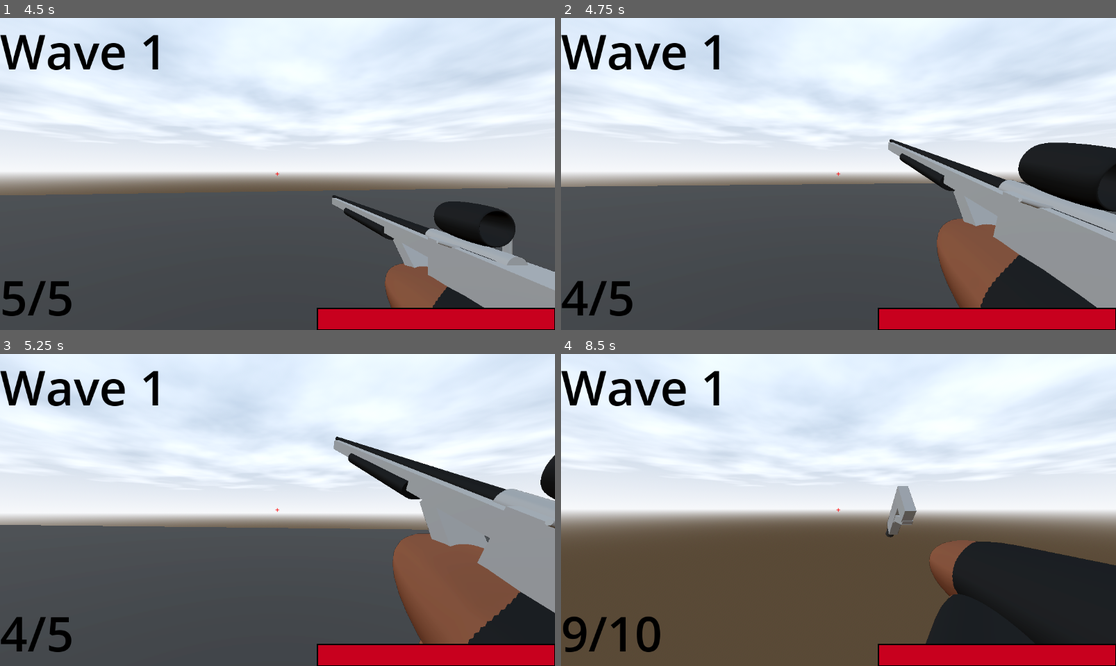
Above: before the commit, frames 1-4 (two rows, left to right).
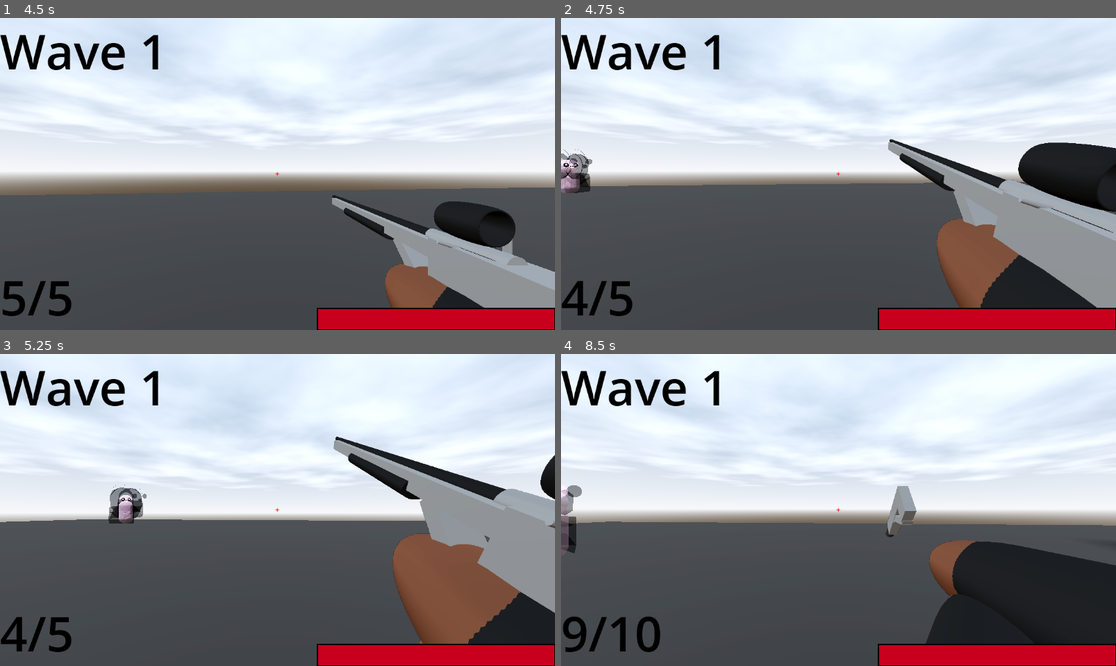
Above: after the commit, the same moments.

Repository: DylanFrenzy/The-Trials-and-Tribulations-of-Tim-Cheese
Game: Godot game, scene res://scenes/hud/start_screen.tscn
Two runs of this game, one before a commit and one after it. Both use one fixed random seed, a clock stepped at 60 frames per second and the inputs below. Sound files missing from this copy of the repository are replaced by a short silence.
Inputs (mouse positions are in pixels of both pictures, inside the frame that each line leads up to):
- Up to frame 1 (4.5 s): click "Start" at 0.5 s; move the mouse to (305, 174) at 1.27 s; press the mouse at (305, 174) at 1.28 s; hold W (move_forward) from 1.28 s (still down); tap Space (jump) at 1.52, 2.27, 3.77 s; move the mouse to (249, 174) at 2.02 s; release the mouse at (249, 174) at 2.03 s; tap Mouse wheel up (change_weapon_scroll) at 2.1 s; click (249, 174) at 2.3 s; move the mouse to (288, 167) at 2.77 s; hold 1 (pistol_switch) 2.78-3.53 s; click (288, 167) at 3.05 s; move the mouse to (271, 180) at 3.52 s; click (271, 180) at 3.6 s; move the mouse to (316, 177) at 4.27 s; hold 2 (sniper_switch) from 4.28 s (still down)
- Up to frame 2 (4.75 s): keep holding W (move_forward); keep holding 2 (sniper_switch); tap Space (jump) at 4.52 s; click (877, 177) at 4.55 s
- Up to frame 3 (5.25 s): keep holding W (move_forward); move the mouse to (233, 506) at 5.02 s; release 2 (sniper_switch) at 5.03 s; right-click (233, 506) at 5.1 s
- Up to frame 4 (8.5 s): tap Space (jump) at 5.27, 6.77, 7.52, 8.27 s; click (794, 506) at 5.3 s; move the mouse to (844, 510) at 5.77 s; press the mouse at (844, 510) at 5.78 s; move the mouse to (816, 503) at 6.52 s; release W (move_forward) at 6.53 s; release the mouse at (816, 503) at 6.53 s; hold D (move_right) 6.53-7.28 s; tap Mouse wheel up (change_weapon_scroll) at 6.6 s; click (816, 503) at 6.8 s; move the mouse to (866, 510) at 7.27 s; hold 1 (pistol_switch) 7.28-8.03 s; hold W (move_forward) from 7.28 s (still down); click (866, 510) at 7.55 s; move the mouse to (810, 510) at 8.02 s; click (810, 510) at 8.1 s

Frame 1 is identical in both runs. In frame 2, 0.6% of the frame differs, in the area x 0-87%, y 42-64%; in frame 3, 2.3%; in frame 4, 14%, in the area x 0-100%, y 42-100%.

Commit message:
sniper knockback

Diff:
--- a/3d-project/scripts/character_body_3d.gd
+++ b/3d-project/scripts/character_body_3d.gd
@@ -16,6 +16,10 @@
 const  HEADBOB_MOVE_AMOUT = 0.06;
 const  HEADBOB_FREQUENCY = 2.4;
 var headbobTime = 0.0;
+
+var sniper_knockback_strength = 50;
+var sniper_knockback_timer = 0;
+var sniper_knockbar_dir = Vector3.ZERO
 
 var gravity = ProjectSettings.get_setting("physics/3d/default_gravity")
 var hit_sound_time_intervals = [
@@ -46,6 +50,14 @@
 		GunCam.sway(Vector2(event.relative.x, event.relative.y))
 
 func _physics_process(delta):
+	if sniper_knockback_timer > 0:
+		sniper_knockbar_dir = camera.global_basis.z.normalized()
+		velocity = sniper_knockbar_dir * sniper_knockback_strength
+		sniper_knockback_timer -= delta
+		move_and_slide()
+		return
+	print(velocity.y)
+	sniper_knockbar_dir = Vector3.ZERO
 	GunCam.global_transform = camera.global_transform
 
 	if not is_on_floor():
--- a/3d-project/scripts/sniper_rifle.gd
+++ b/3d-project/scripts/sniper_rifle.gd
@@ -4,6 +4,7 @@
 @export var max_ammo := 5
 @export var current_ammo := 5
 
+@onready var player = get_tree().get_first_node_in_group("player")
 @onready var ani_player = $AnimationPlayer2
 @onready var muzzle_flash = $muzzle_flash
 @onready var ray_caster = get_parent().get_parent().get_node("RayCast3D");
@@ -27,6 +28,7 @@
 			else:
 				ani_player.play("Zoom_Fire")
 				muzzle_flash.emitting = true
+			player.sniper_knockback_timer = 0.2
 			if ray_caster.is_colliding():
 				var target = ray_caster.get_collider();
 				if target.has_method("take_damage"):
